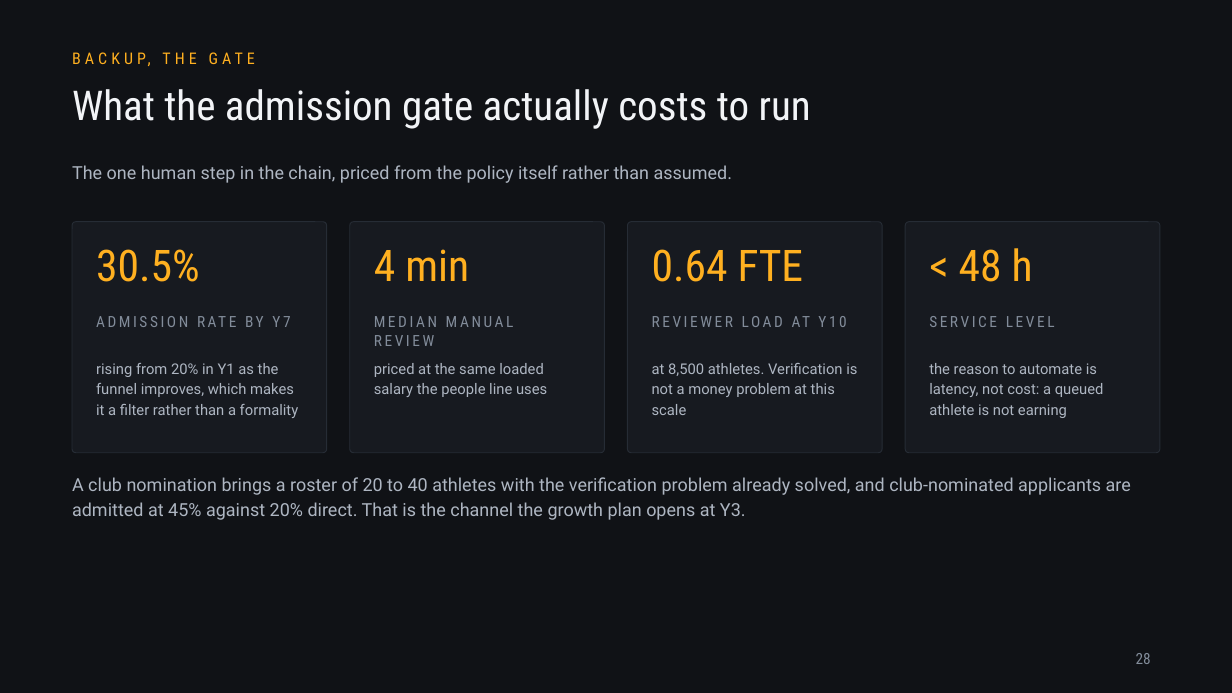
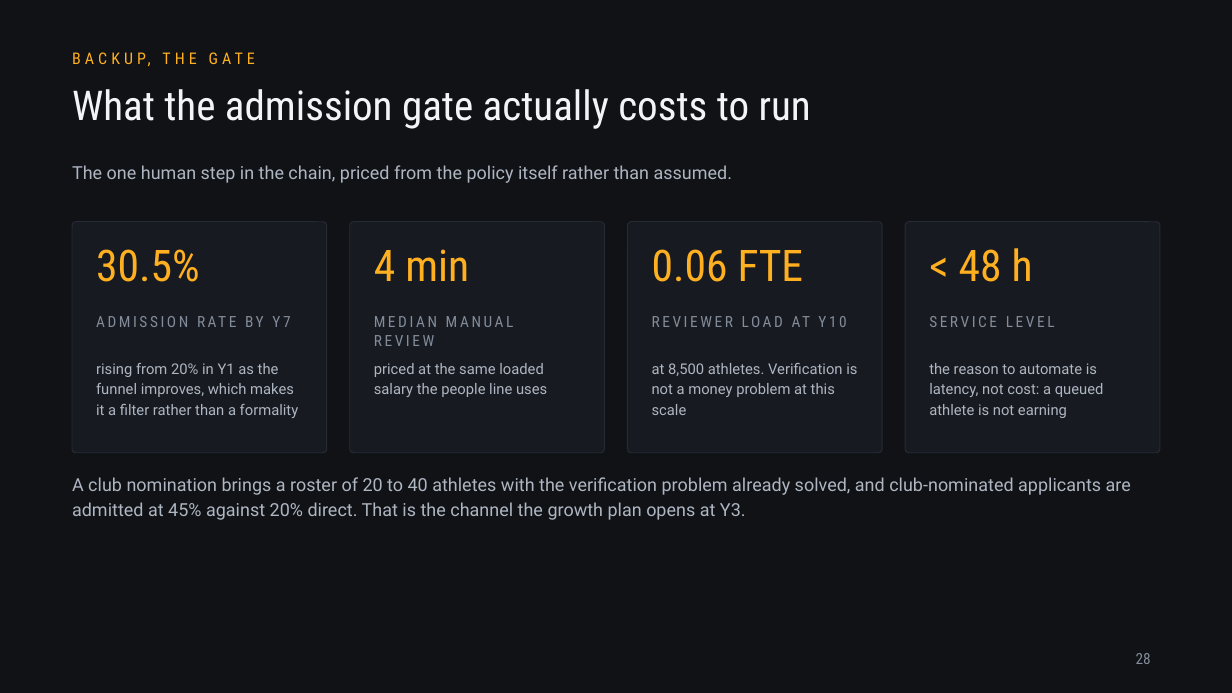
Before and after one commit to jadzoghaib/stride, a slide deck: slide 28 of deck/Stride_Pitch_Deck.pptx. Drawn at 1232x693 pixels with LibreOffice and Linux fonts; fonts in the diff are those of the drawing. Boxes give left, top, right and bottom in pixels: in the first picture for what was removed or moved away, otherwise in the second. Text is boxed around its words. In the diff, an @@ line names an element or a change of style, - is before the commit and + after.

```diff
--- a/deck/Stride_Pitch_Deck.pptx
+++ b/deck/Stride_Pitch_Deck.pptx
@@ text at [652, 249, 804, 282]: text changed @@
-0.64 FTE
+0.06 FTE
```
Also in this commit, not shown: 10 other slides changed, 3 other files.
